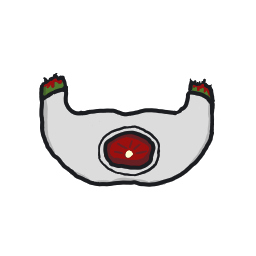
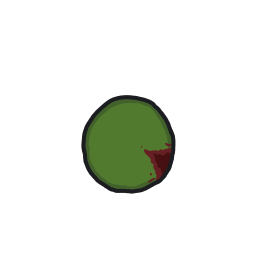
Revision of a layered 256px x 256px image; what changed, layer by layer:
showed group "Head4" (2 layers) over <box>63,75,215,194</box>
painted on "Lines" (4th of 34, in "Heads" › "Head4") over <box>63,75,215,194</box>
painted on "Color" (4th of 34, in "Heads" › "Head4") over <box>63,75,215,194</box>
hid group "Torso1" (2 layers) over <box>39,73,215,194</box>
painted on "Lines" (25th of 34, in "Torsos" › "Torso1") over <box>39,73,215,194</box>
painted on "Color" (25th of 34, in "Torsos" › "Torso1") over <box>39,73,215,194</box>
